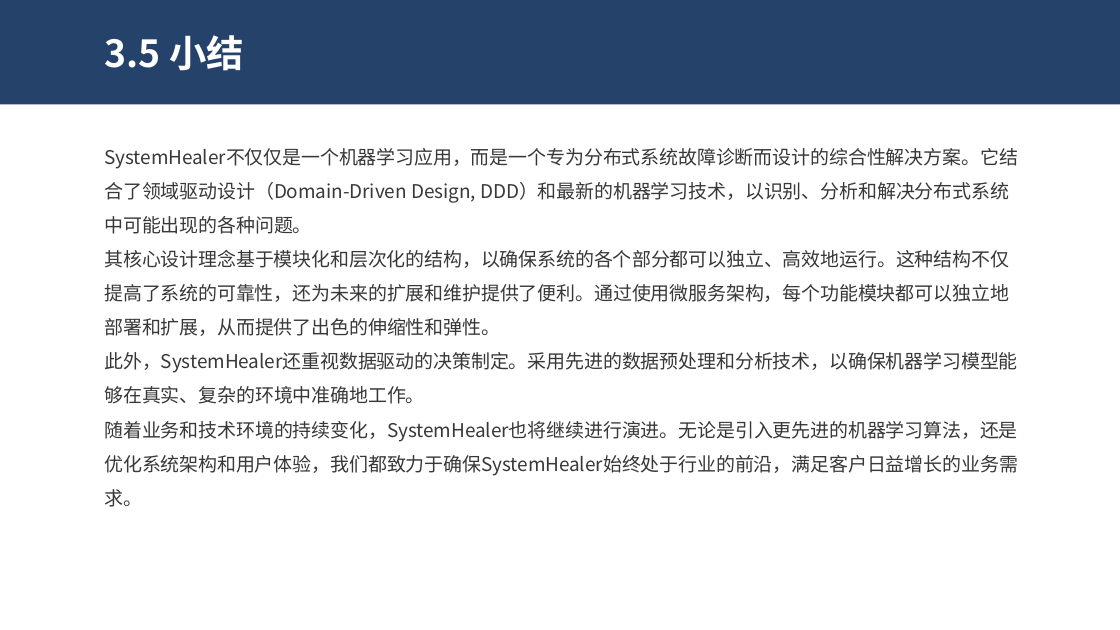
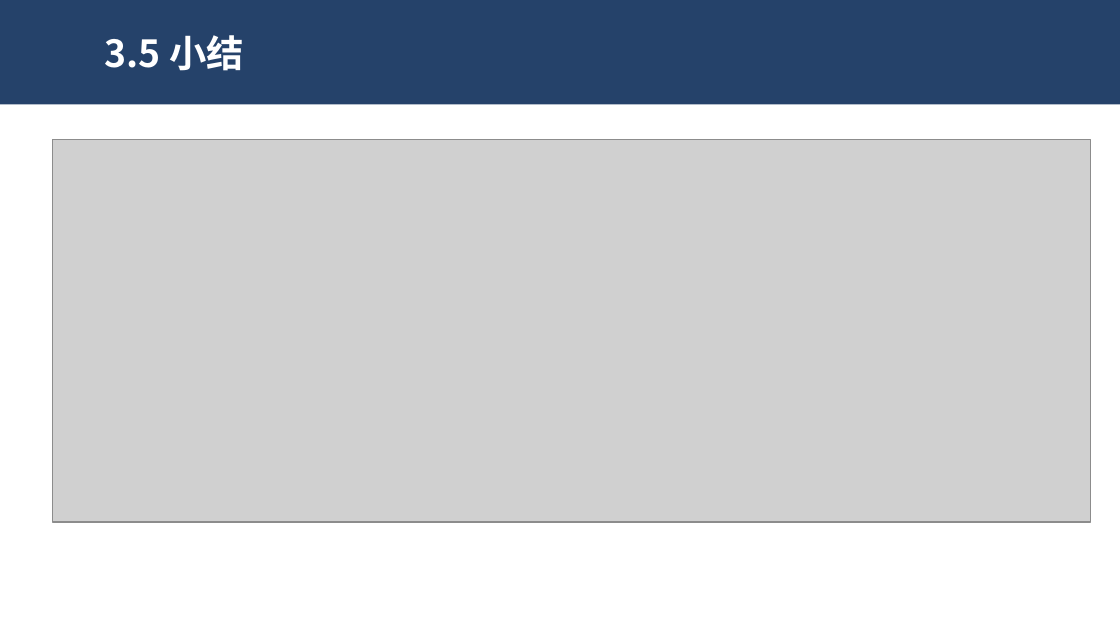
Before and after one commit to dekrt/SoftwareArchitecture, a slide deck: slide 45 of 架构设计-ArchitectureDesign/ArchitectureDesign.pptx (slide 43 before the commit). Drawn at 1120x630 pixels with LibreOffice and Linux fonts; fonts in the diff are those of the drawing; grey boxes stand for pictures. Boxes give left, top, right and bottom in pixels: in the first picture for what was removed or moved away, otherwise in the second. Text is boxed around its words. In the diff, an @@ line names an element or a change of style, - is before the commit and + after.

```diff
--- a/架构设计-ArchitectureDesign/ArchitectureDesign.pptx
+++ b/架构设计-ArchitectureDesign/ArchitectureDesign.pptx
@@ picture added at [53, 140, 1091, 523] @@
@@ text removed at [104, 148, 1018, 507] @@
-SystemHealer不仅仅是一个机器学习应用，而是一个专为分布式系统故障诊断而设计的综合性解决方案。它结合了领域驱动设计（Domain-Driven Design, DDD）和最新的机器学习技术，以识别、分析和解决分布式系统中可能出现的各种问题。
-其核心设计理念基于模块化和层次化的结构，以确保系统的各个部分都可以独立、高效地运行。这种结构不仅提高了系统的可靠性，还为未来的扩展和维护提供了便利。通过使用微服务架构，每个功能模块都可以独立地部署和扩展，从而提供了出色的伸缩性和弹性。
-此外，SystemHealer还重视数据驱动的决策制定。采用先进的数据预处理和分析技术，以确保机器学习模型能够在真实、复杂的环境中准确地工作。
-随着业务和技术环境的持续变化，SystemHealer也将继续进行演进。无论是引入更先进的机器学习算法，还是优化系统架构和用户体验，我们都致力于确保SystemHealer始终处于行业的前沿，满足客户日益增长的业务需求。
```
Also in this commit, not shown: 5 other slides changed, 2 slides added.
